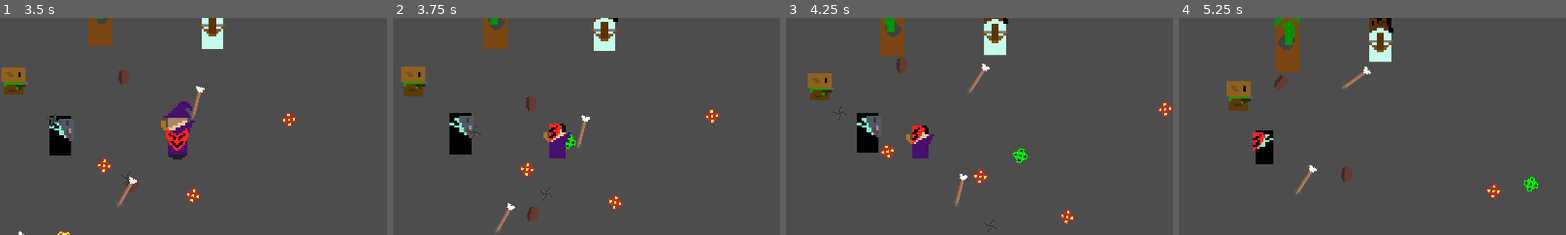
Above: before the commit, frames 1-4 (left to right).
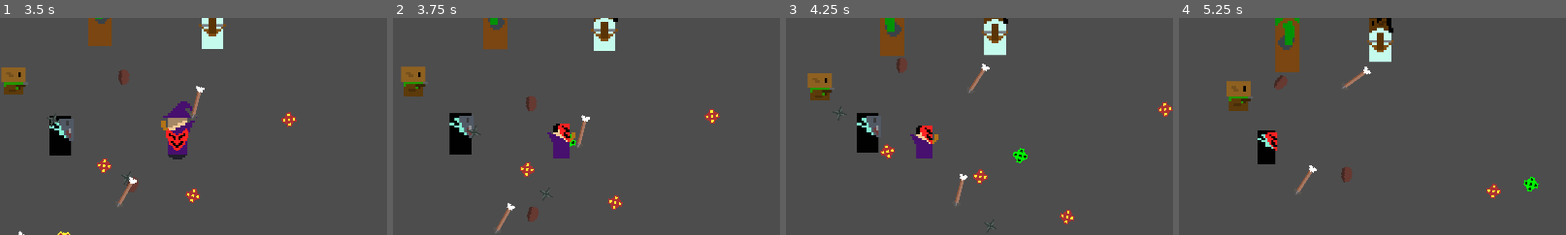
Above: after the commit, the same moments.

Repository: billystein25/GlobalGameJam2026
Game: Godot game, scene res://temporary test/possession_test.tscn
The game is run twice, just before and just after one commit, with the same random seed, the same clock (stepped at 60 frames per second) and the same inputs. This scene is started directly instead of the project's main scene.
Inputs (mouse positions are % of the whole screen's width and height, from its top left):
- Up to frame 1 (3.5 s): move the mouse to (72, 45) at 0.52 s; hold Right (Player Go Right) 0.53-1.28 s; tap Space (Jumb) every 0.75 s from 0.6 to 2.85 s; click (72, 45) at 0.67 s; move the mouse to (30, 55) at 1.27 s; hold S (Player Go Down) 1.28-2.03 s; click (30, 55) at 1.42 s; move the mouse to (60, 28) at 2.02 s; hold Right (Player Go Right) 2.03-2.78 s; click (60, 28) at 2.17 s; move the mouse to (45, 70) at 2.77 s; hold W (Player Go Up) from 2.78 s (still down); click (45, 70) at 2.92 s
- Up to frame 2 (3.75 s): move the mouse to (80, 65) at 3.52 s; release W (Player Go Up) at 3.53 s; hold A (Player Go Left) from 3.53 s (still down); tap Space (Jumb) at 3.6 s; click (80, 65) at 3.67 s
- Up to frame 3 (4.25 s): keep holding A (Player Go Left)
- Up to frame 4 (5.25 s): move the mouse to (20, 35) at 4.27 s; tap Space (Jumb) at 4.35, 5.1 s; click (20, 35) at 4.42 s; move the mouse to (55, 50) at 5.02 s; release A (Player Go Left) at 5.03 s; hold S (Player Go Down) from 5.03 s (still down); click (55, 50) at 5.17 s
The pictures show only the part of the screen within x 15-65%, y 18-68%; the shares and areas given below are measured in that part.

Frame 1 is identical in both runs. In frame 2, 0.6% of the frame differs, in the area x 38-48%, y 48-65%; in frame 3, 0.6%; in frame 4, 0.5%.

Commit message:
fixed player flip

Diff:
--- a/scenes/player.gd
+++ b/scenes/player.gd
@@ -68,10 +68,10 @@
 	else:
 		sprite.play("walk")
 
-	if mouse_pos.x < global_position.x:   #TODO: Test if sprite.flip_h = true is better
-		scale.x = -1
+	if mouse_pos.x > global_position.x:   #TODO: Test if sprite.flip_h = true is better
+		sprite.flip_h = true
 	else:
-		scale.x = 1
+		sprite.flip_h = false
 
 	# Input handling for Grab/Leave
 	if Input.is_action_just_pressed("Jumb"): # Spacebar usually
